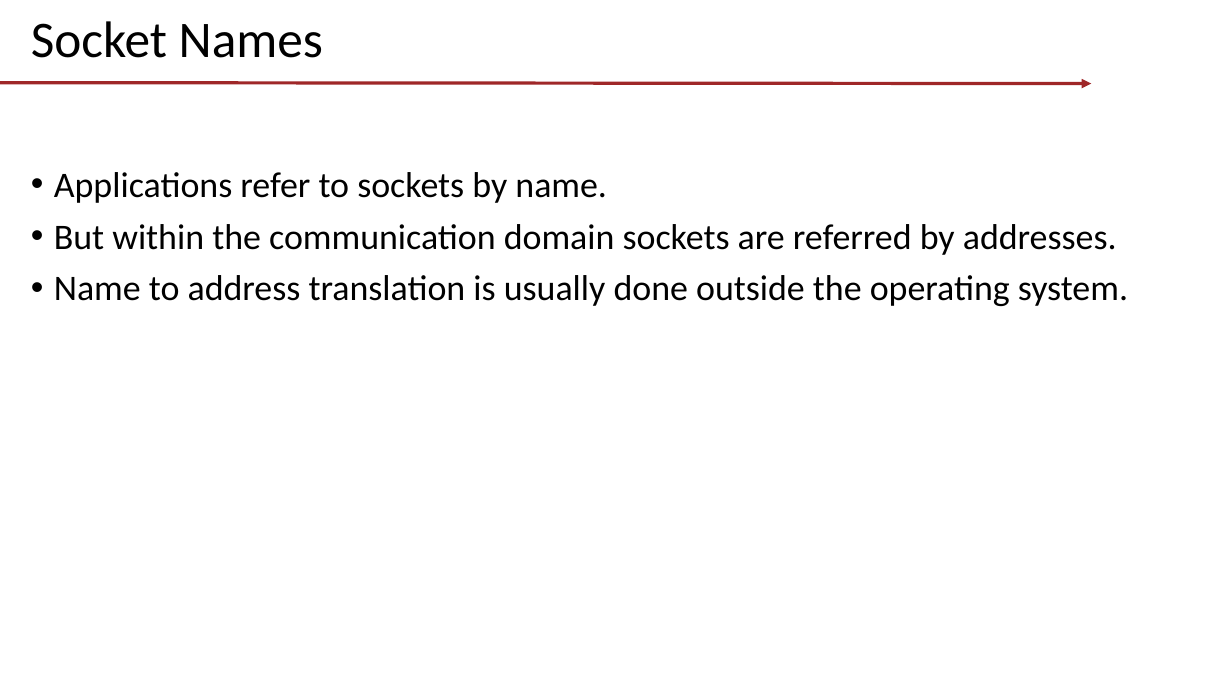
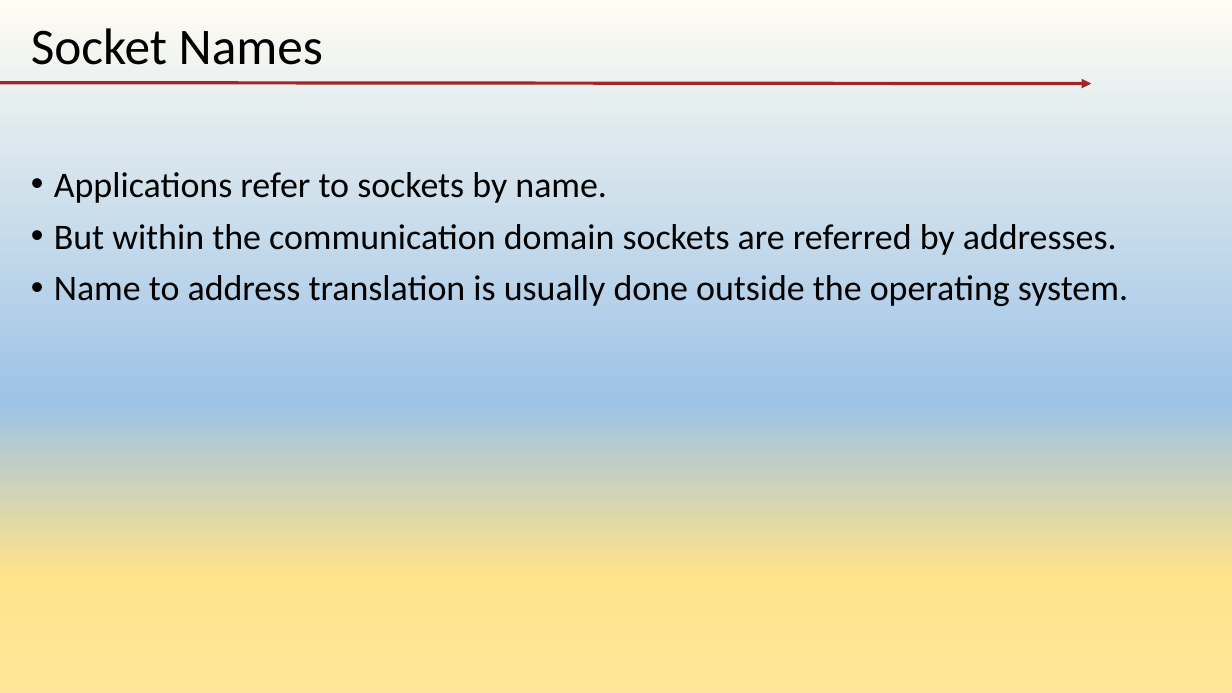
Before and after one commit to tishyk/codespacedirstructure, a slide deck: slide 9 of T6. Network programming/Sockets/Demo.pptx. Drawn at 1232x693 pixels with LibreOffice and Linux fonts; fonts in the diff are those of the drawing; background and template pictures are left out. Boxes give left, top, right and bottom in pixels: in the first picture for what was removed or moved away, otherwise in the second. Text is boxed around its words. In the diff, an @@ line names an element or a change of style, - is before the commit and + after.

Commit message:
update socket examples

```diff
--- a/T6. Network programming/Sockets/Demo.pptx
+++ b/T6. Network programming/Sockets/Demo.pptx
@@ background picture (left out) to gradient #FFFCF2 to #9DC3E6 to #FFE38C to #FFE699 @@
@@ title "Socket Names": place and size @@
-title "Socket Names" at (31,21,323,58)
+title "Socket Names" at (31,28,323,65)
```
Also in this commit, not shown: 15 other slides changed, 5 other files.
